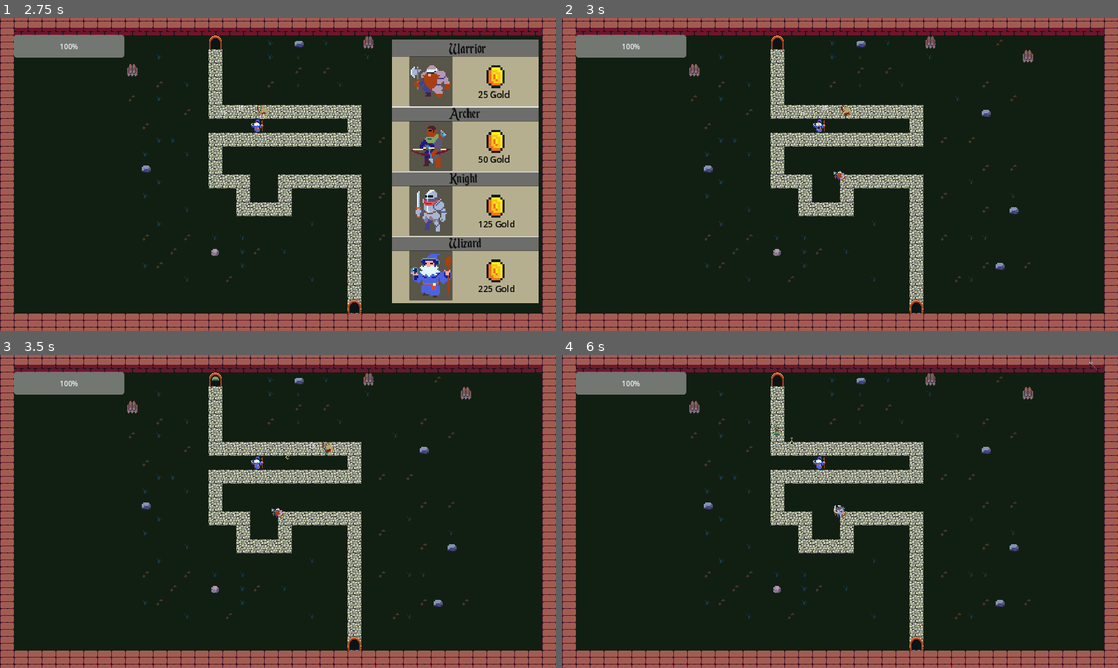
Above: before the commit, frames 1-4 (two rows, left to right).
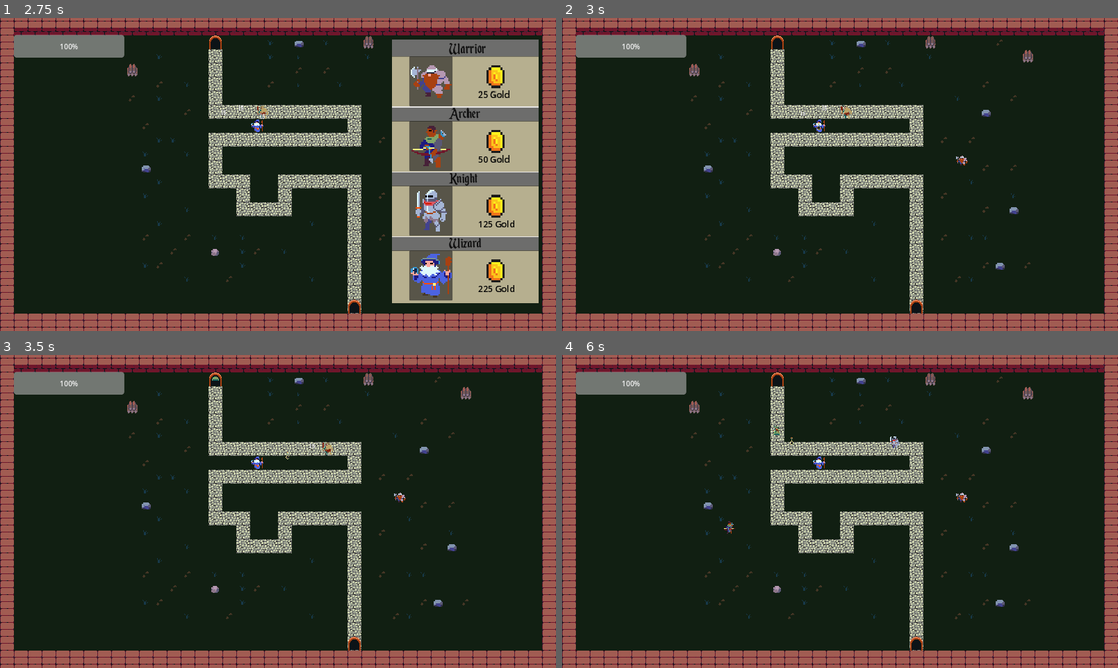
Above: after the commit, the same moments.

Repository: WizardsNStuff/tower-defense
Game: Godot game, scene res://menus-and-interfaces/main_menu/Main_Menu.tscn
The game is run twice, just before and just after one commit, with the same random seed, the same clock (stepped at 60 frames per second) and the same inputs.
Inputs (mouse positions are in pixels of both pictures, inside the frame that each line leads up to):
- Up to frame 1 (2.75 s): click (38, 161) at 0.5 s; click (50, 174) at 1.25 s; move the mouse to (400, 158) at 2.02 s; click (400, 158) at 2.17 s
- Up to frame 2 (3 s): click (995, 80) at 2.75 s
- Up to frame 3 (3.5 s): no input
- Up to frame 4 (6 s): move the mouse to (728, 527) at 3.52 s; click (728, 527) at 3.67 s; click (995, 483) at 4.25 s; move the mouse to (895, 442) at 5.02 s; click (895, 442) at 5.17 s; click (995, 549) at 5.75 s

Frame 1 is identical in both runs. In frame 2, less than 0.1% of the frame differs, in the area x 48-73%, y 44-52%; in frame 3, less than 0.1%; in frame 4, 0.2%, in the area x 29-97%, y 2-58%.

Commit message:
fixed tower pos

Diff:
--- a/grid_system.gd
+++ b/grid_system.gd
@@ -9,24 +9,19 @@
 func _input(event):
 	if event is InputEventMouseButton and event.button_index == MOUSE_BUTTON_LEFT and event.pressed:
 
-		# mouse position relative to the cells (size of the tilemap)
-		var local_mouse_pos = get_local_mouse_position()
+		var global_mouse_pos = get_global_mouse_position()
 
-		# get a vector for the tile that was clicked
-		var clicked_tile = self.local_to_map(local_mouse_pos)
-
-		selected_tile = clicked_tile
-
-		highlight_tile(clicked_tile)
+		#highlight_tile(clicked_tile)
 
 		if shop_instance:
 			# if shop is already open close it
 			shop_instance.queue_free()
 			shop_instance = null
+
 		else:
 			shop_instance = preload("res://menus-and-interfaces/tower_shop/tower_shop.tscn").instantiate()
 
-
+			selected_tile = global_mouse_pos
 
 			# add shop_hud as child of root
 			get_tree().current_scene.add_child(shop_instance)
--- a/level_1.gd
+++ b/level_1.gd
@@ -16,10 +16,10 @@
 	BackgroundMusic.music = "res://Music/LevelMusic.wav"
 
 func initiate_build_mode(tower_type : String):
-	print(tower_type)
+
 	build_type = tower_type
 	var tile_pos = levelmap_script.get_selected_cell()
-	print(tile_pos)
+
 
 	var tower_price = tower_prices[tower_type]
 
--- a/level_1.tscn
+++ b/level_1.tscn
@@ -149,6 +149,7 @@
 offset_bottom = 40.0
 
 [node name="Gold" type="Label" parent="Control"]
+layout_mode = 0
 offset_right = 40.0
 offset_bottom = 23.0
 
--- a/menus-and-interfaces/tower_shop/tower_shop.gd
+++ b/menus-and-interfaces/tower_shop/tower_shop.gd
@@ -27,5 +27,5 @@
 		btn.pressed.connect(_on_button_pressed.bind(btn))
 
 func _on_button_pressed(button):
-	print("tower shop script: btn pressed!")
+	#print("tower shop script: btn pressed!")
 	level_script.initiate_build_mode(button.name)  # Call the function in the other script
--- a/towers.gd
+++ b/towers.gd
@@ -1,15 +1,13 @@
 extends Node2D
 
 func add_tower(tower_type : String, tower_pos : Vector2) -> void:
-	print("add tower")
+
 	var path_name = "res://Towers/" + tower_type.capitalize() + "/" + tower_type + "_tower" + ".tscn"
 
 	var tower_scene = load(path_name)
 
 	var tower_instance : StaticBody2D = tower_scene.instantiate()
 
-	print(tower_pos)
-
-	print(tower_instance)
+	tower_instance.global_position = tower_pos
 
 	add_child(tower_instance)
